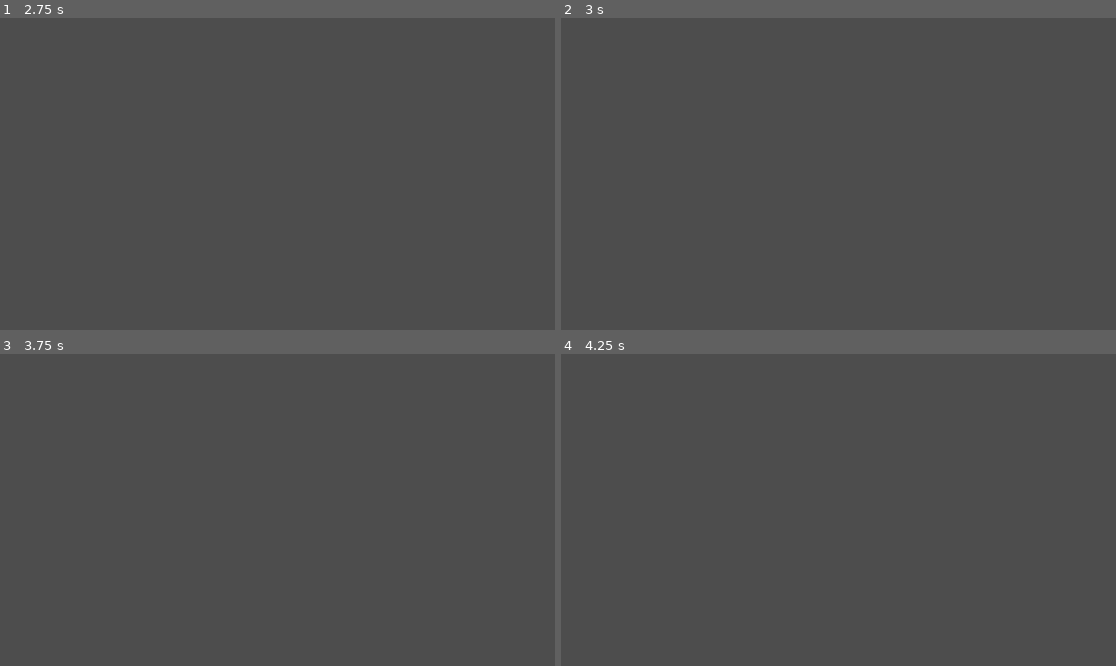
Above: before the commit, frames 1-4 (two rows, left to right).
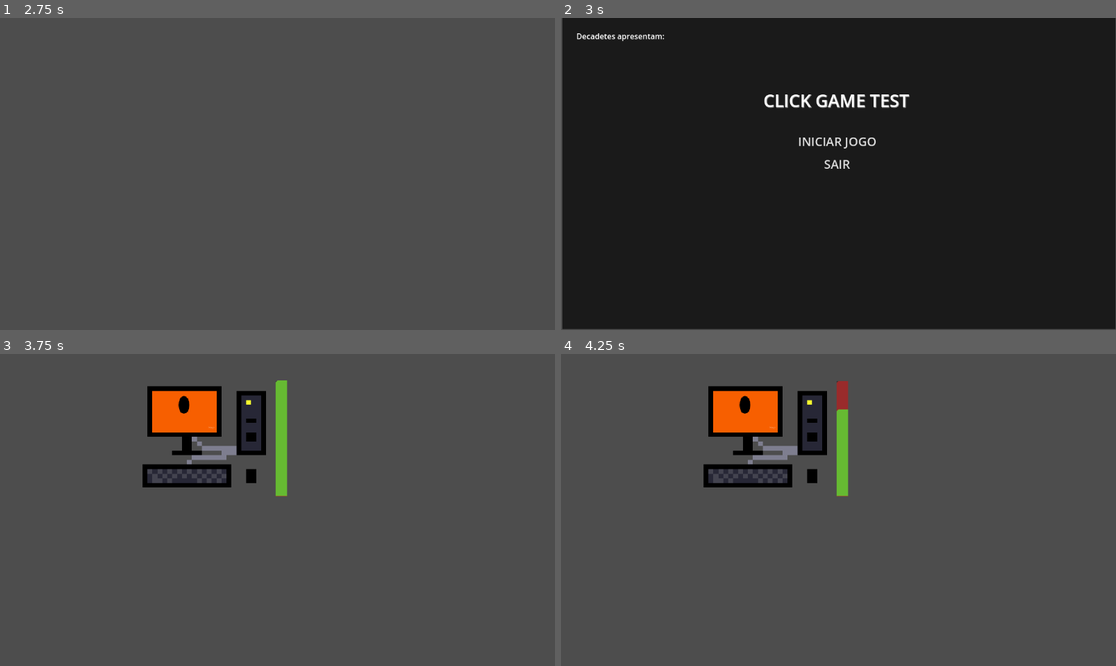
Above: after the commit, the same moments.

Repository: iW90/decadetes_game
Game: Godot game, scene res://scenes/intro_logo.tscn
The game is run twice, just before and just after one commit, with the same random seed, the same clock (stepped at 60 frames per second) and the same inputs. Before the commit the project has no main scene; this scene is started directly in both runs.
Inputs (mouse positions are in pixels of both pictures, inside the frame that each line leads up to):
- Up to frame 1 (2.75 s): tap Enter (ui_accept) at 0.5, 0.77, 1.52 s; move the mouse to (399, 158) at 0.52 s; click (399, 158) at 0.67 s; move the mouse to (166, 189) at 1.27 s; click (166, 189) at 1.42 s; move the mouse to (333, 105) at 2.02 s; click (333, 105) at 2.17 s
- Up to frame 2 (3 s): move the mouse to (810, 236) at 2.77 s; click (810, 236) at 2.92 s
- Up to frame 3 (3.75 s): tap Enter (ui_accept) at 3.02 s; click (277, 478) at 3.5 s, where only the run after the commit has a clickable "INICIAR JOGO"
- Up to frame 4 (4.25 s): no input

Frame 1 is identical in both runs. In frame 2, 99% of the frame differs, in the area x 0-100%, y 0-100%; in frame 3, 5.5%; in frame 4, 5.5%.

Commit message:
Adiciona cenas de menu e fase1, implementa lógica de início e saída do jogo, ajusta animação de introdução e progresso, e configura o arquivo de projeto.

Diff:
--- a/project.godot
+++ b/project.godot
@@ -11,8 +11,13 @@
 [application]
 
 config/name="Decadetes"
+run/main_scene="uid://cae0csv71xjgn"
 config/features=PackedStringArray("4.4", "Forward Plus")
 config/icon="res://icon.svg"
+
+[display]
+
+window/size/resizable=false
 
 [rendering]
 
--- a/scenes/progress_bar.tscn
+++ b/scenes/fase1.tscn
@@ -28,10 +28,10 @@
 anchors_preset = 1
 anchor_left = 1.0
 anchor_right = 1.0
-offset_left = -48.0
-offset_top = 24.0
-offset_right = -24.0
-offset_bottom = 264.0
+offset_left = -580.0
+offset_top = 55.0
+offset_right = -556.0
+offset_bottom = 295.0
 grow_horizontal = 0
 mouse_filter = 2
 theme_override_styles/background = SubResource("StyleBoxEmpty_vt3ux")
@@ -39,14 +39,15 @@
 value = 100.0
 fill_mode = 3
 show_percentage = false
-script = ExtResource("1_8un81")
+script = ExtResource("1_j60hp")
 
 [node name="EchoBar" type="ProgressBar" parent="ProgressBar"]
 z_index = -1
 custom_minimum_size = Vector2(24, 240)
 layout_mode = 0
-offset_right = 4.0
-offset_bottom = 27.0
+offset_top = 1.0
+offset_right = 24.0
+offset_bottom = 241.0
 mouse_filter = 2
 theme_override_styles/background = SubResource("StyleBoxFlat_vt3ux")
 theme_override_styles/fill = SubResource("StyleBoxFlat_1iuoo")
@@ -55,19 +56,20 @@
 show_percentage = false
 
 [node name="Timer" type="Timer" parent="ProgressBar"]
-wait_time = 0.3
+wait_time = 0.6
 autostart = true
 
 [node name="Computer" type="Sprite2D" parent="."]
-position = Vector2(952, 128)
-texture = ExtResource("1_vt3ux")
+position = Vector2(419, 153)
+scale = Vector2(1.28125, 1.19531)
+texture = ExtResource("2_hrl3v")
 
 [node name="ComputerScreen" type="ColorRect" parent="."]
 unique_name_in_owner = true
-offset_left = 869.0
-offset_top = 60.0
-offset_right = 980.0
-offset_bottom = 140.0
+offset_left = 317.0
+offset_top = 76.0
+offset_right = 450.0
+offset_bottom = 163.0
 color = Color(0, 0, 0, 0)
 
 [node name="Message" type="Label" parent="ComputerScreen"]
--- /dev/null
+++ b/scenes/menu.tscn
@@ -0,0 +1,57 @@
+[gd_scene load_steps=4 format=3 uid="uid://duiacjnnh3eds"]
+
+[ext_resource type="Script" uid="uid://dlkirkkxmlfyn" path="res://scripts/start.gd" id="1_yqeox"]
+[ext_resource type="Script" uid="uid://bed70pdt2soo1" path="res://scripts/exit.gd" id="2_vjb58"]
+
+[sub_resource type="LabelSettings" id="LabelSettings_vjb58"]
+font_size = 36
+shadow_size = 2
+shadow_color = Color(0.568973, 0.568973, 0.568973, 1)
+
+[node name="Menu" type="Node2D"]
+
+[node name="ColorRect" type="ColorRect" parent="."]
+offset_left = 3.0
+offset_top = -3.0
+offset_right = 1151.0
+offset_bottom = 646.0
+color = Color(0.103744, 0.103744, 0.103744, 1)
+
+[node name="Label" type="Label" parent="."]
+offset_left = 32.0
+offset_top = 26.0
+offset_right = 283.0
+offset_bottom = 49.0
+text = "Decadetes apresentam:"
+
+[node name="Label2" type="Label" parent="."]
+offset_left = 420.0
+offset_top = 146.0
+offset_right = 722.0
+offset_bottom = 196.0
+text = "CLICK GAME TEST"
+label_settings = SubResource("LabelSettings_vjb58")
+horizontal_alignment = 1
+vertical_alignment = 1
+justification_flags = 171
+
+[node name="VBoxContainer" type="VBoxContainer" parent="."]
+offset_left = 424.0
+offset_top = 235.0
+offset_right = 722.0
+offset_bottom = 325.0
+
+[node name="start" type="Button" parent="VBoxContainer"]
+layout_mode = 2
+theme_override_font_sizes/font_size = 25
+text = "INICIAR JOGO"
+script = ExtResource("1_yqeox")
+
+[node name="exit" type="Button" parent="VBoxContainer"]
+layout_mode = 2
+theme_override_font_sizes/font_size = 25
+text = "SAIR"
+script = ExtResource("2_vjb58")
+
+[connection signal="pressed" from="VBoxContainer/start" to="VBoxContainer/start" method="_on_pressed"]
+[connection signal="pressed" from="VBoxContainer/exit" to="VBoxContainer/exit" method="_on_pressed"]
--- /dev/null
+++ b/scripts/exit.gd
@@ -0,0 +1,15 @@
+extends Button
+
+
+# Called when the node enters the scene tree for the first time.
+func _ready() -> void:
+	pass # Replace with function body.
+
+
+# Called every frame. 'delta' is the elapsed time since the previous frame.
+func _process(delta: float) -> void:
+	pass
+
+
+func _on_pressed() -> void:
+	get_tree().quit(0)
--- a/scripts/intro_logo.gd
+++ b/scripts/intro_logo.gd
@@ -1,7 +1,7 @@
 extends CanvasLayer
 
 @onready var animation_player: AnimationPlayer = $AnimationPlayer
-var _wait_time: float = 2.5
+var _wait_time: float = 1
 var _scene_timer: SceneTreeTimer = null
 
 func _wait(action: Callable) -> void:
@@ -16,7 +16,8 @@
 #	_wait(func(): animation_player.play("intro"))
 
 func _on_animation_finished(_anim_name: StringName) -> void:
-	_wait(queue_free)
+	await _wait(queue_free)
+	get_tree().call_deferred("change_scene_to_file", "res://scenes/menu.tscn")
 
 func _process(_delta: float) -> void:
 	if Input.is_action_just_pressed("ui_cancel") or Input.is_action_just_pressed("ui_accept"):
--- a/scripts/progress_bar.gd
+++ b/scripts/progress_bar.gd
@@ -10,12 +10,14 @@
 
 func _on_computer_screen_gui_input(event: InputEvent) -> void:
 	if event is InputEventMouseButton and event.is_pressed():
-		_set_progress(1)
+		_set_progress(5)
 
 func _on_timer_timeout() -> void:
 	if value > 0:
-		_set_progress(-5)
+		_set_progress(-25)
 	else:
 		computer_screen.color.a = 255
 		computer_screen.get_child(0).show()
 		computer_screen.mouse_filter = MOUSE_FILTER_IGNORE
+		await get_tree().create_timer(2).timeout
+		get_tree().call_deferred("change_scene_to_file", "res://scenes/menu.tscn")
--- /dev/null
+++ b/scripts/start.gd
@@ -0,0 +1,15 @@
+extends Button
+
+
+# Called when the node enters the scene tree for the first time.
+func _ready() -> void:
+	pass # Replace with function body.
+
+
+# Called every frame. 'delta' is the elapsed time since the previous frame.
+func _process(delta: float) -> void:
+	pass
+
+
+func _on_pressed() -> void:
+	get_tree().call_deferred("change_scene_to_file", "res://scenes/fase1.tscn")
Not shown: 2 places in scenes/fase1.tscn that only renumber resources
Not shown, added: scripts/exit.gd.uid
Not shown, added: scripts/start.gd.uid
